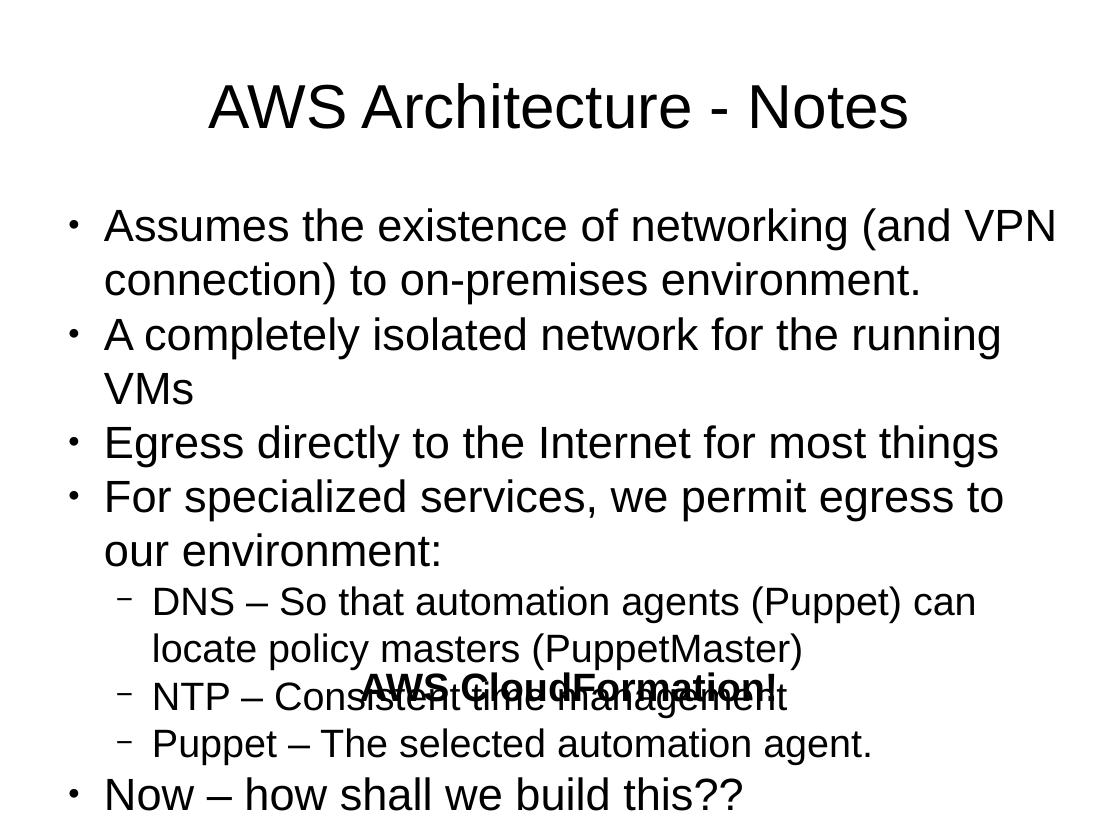
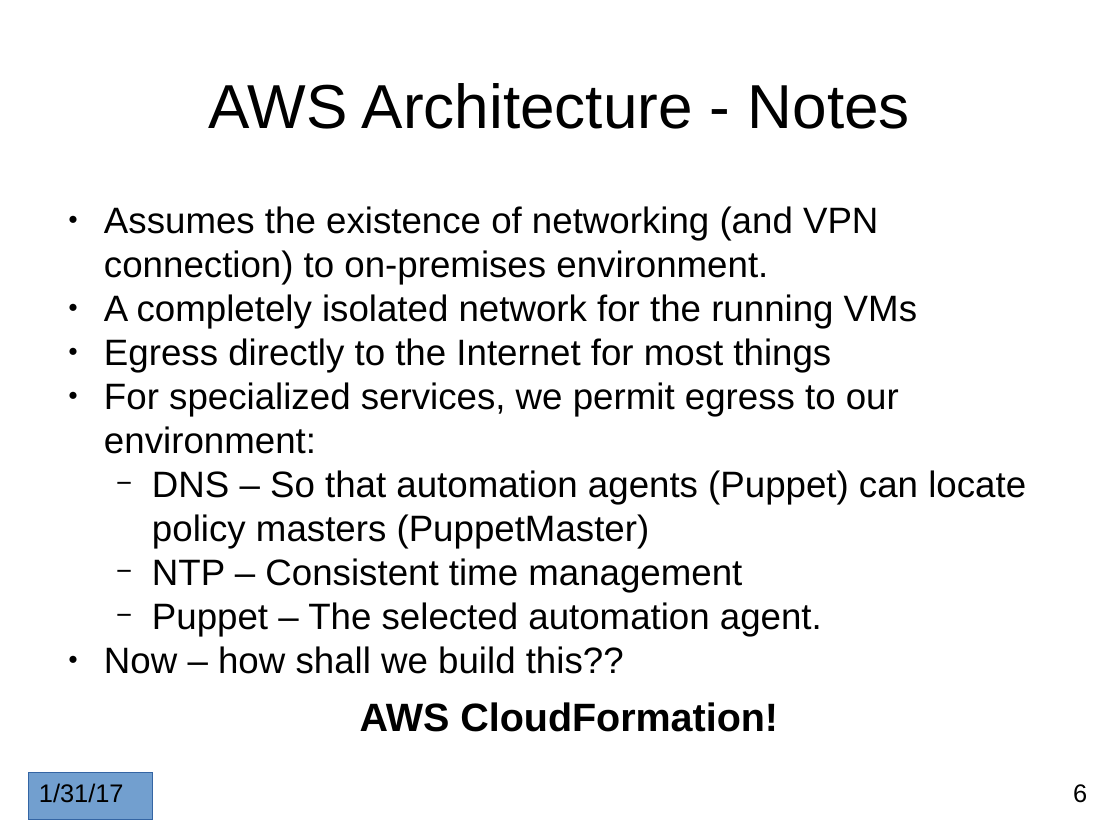
Before and after one commit to andybrucenet/aws-env-sysadmin, a slide deck: slide 6 of aws-env-sysadmin.pptx. Drawn at 1120x840 pixels with LibreOffice and Linux fonts; fonts in the diff are those of the drawing. Boxes give left, top, right and bottom in pixels: in the first picture for what was removed or moved away, otherwise in the second. Text is boxed around its words. In the diff, an @@ line names an element or a change of style, - is before the commit and + after.

```diff
--- a/aws-env-sysadmin.pptx
+++ b/aws-env-sysadmin.pptx
@@ text "Assumes the existence of networking ..." at bbox=[104, 206, 1026, 636]: size 32 to 26 pt in "Assumes the existence of networking (and VPN ...", "A completely isolated network for the running ...", "Egress directly to the Internet for most ...", "For specialized services, we permit egress to ..." and 1 more places; size 28 to 26 pt in "DNS – So that automation agents (Puppet) ...", "NTP – Consistent time management", "Puppet – The selected automation agent." @@
@@ text "AWS CloudFormation!" rewrapped from bbox=[360, 670, 778, 709] to bbox=[360, 702, 778, 732] @@
@@ rectangle added at bbox=[28, 772, 152, 820], fill #729FCF, outline #3465A4 0.75 pt, 18 pt, text #000000 @@
+1/31/17
@@ page number added at bbox=[1073, 784, 1087, 803], 18 pt, text #000000 @@
+6
```
Also in this commit, not shown: 15 other slides changed, 3 slides added.
